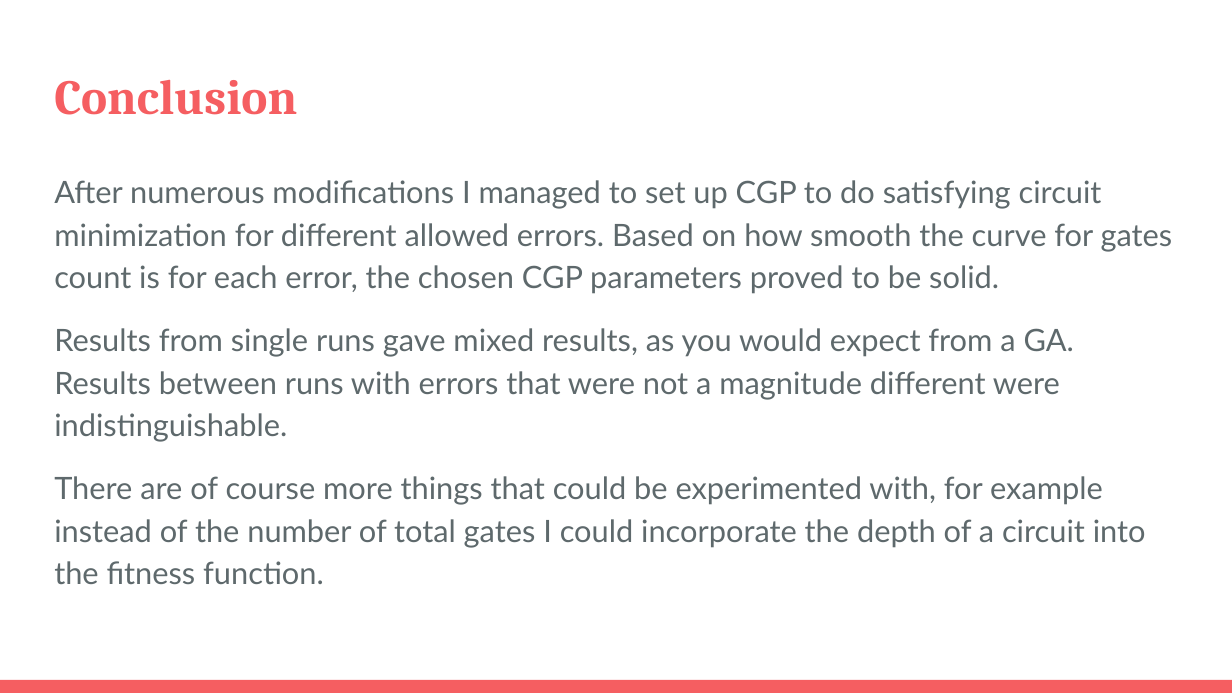
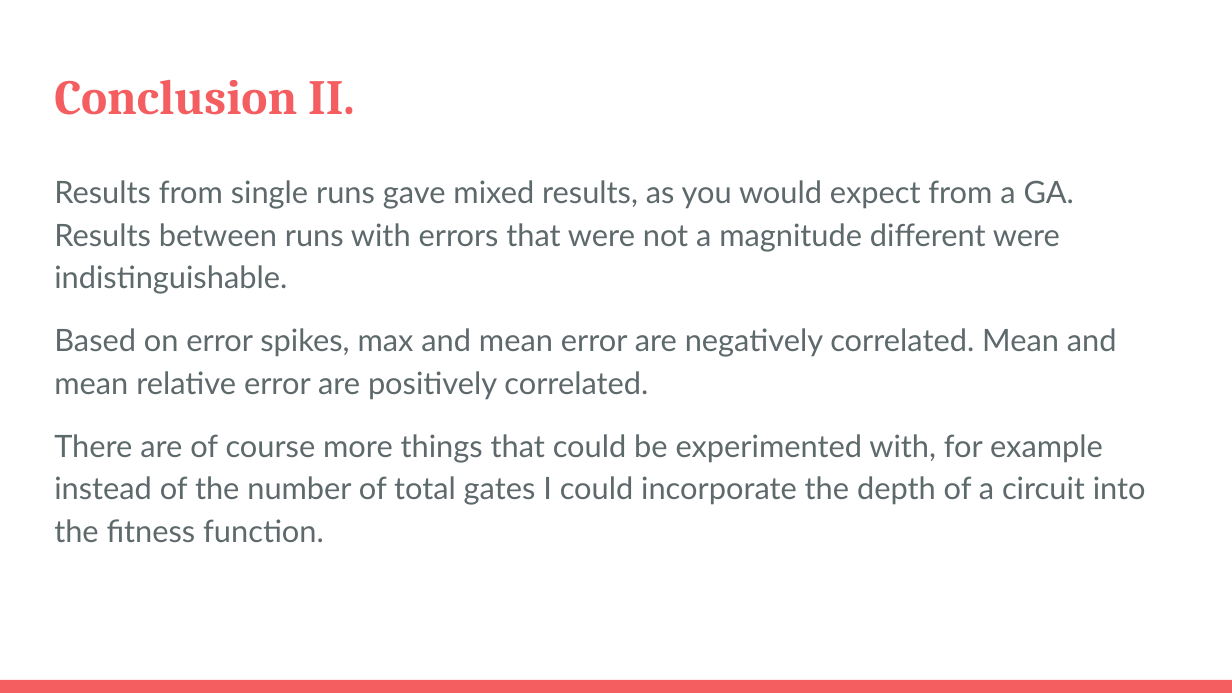
Before and after one commit to tomaskender/approx, a slide deck: slide 14 of Reduction of multiplier circuits.pptx (slide 13 before the commit). Drawn at 1232x693 pixels with LibreOffice and Linux fonts; fonts in the diff are those of the drawing. Boxes give left, top, right and bottom in pixels: in the first picture for what was removed or moved away, otherwise in the second. Text is boxed around its words. In the diff, an @@ line names an element or a change of style, - is before the commit and + after.

```diff
--- a/Reduction of multiplier circuits.pptx
+++ b/Reduction of multiplier circuits.pptx
@@ title at (54,80,355,115): text changed @@
-Conclusion
+Conclusion II.
@@ text at (54,180,1173,294): paragraph removed @@
-After numerous modifications I managed to set up CGP to do satisfying circuit minimization for different allowed errors. Based on how smooth the curve for gates count is for each error, the chosen CGP parameters proved to be solid.
@@ text at (54,180,1074,294): less space between paragraphs @@
@@ text at (54,328,1117,400): paragraph added @@
+Based on error spikes, max and mean error are negatively correlated. Mean and mean relative error are positively correlated.
```
Also in this commit, not shown: 1 slide added, 37 other files.
